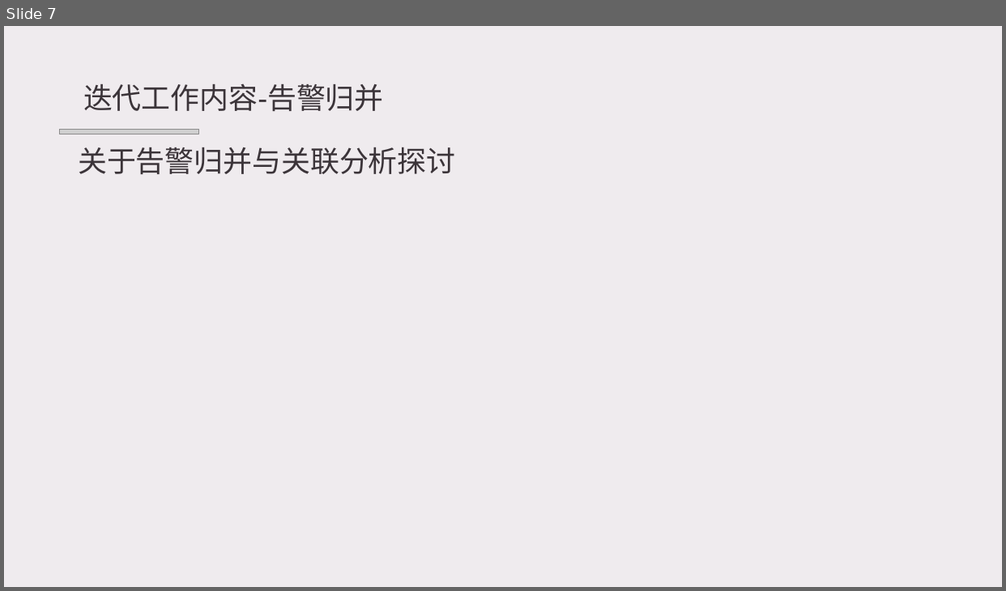
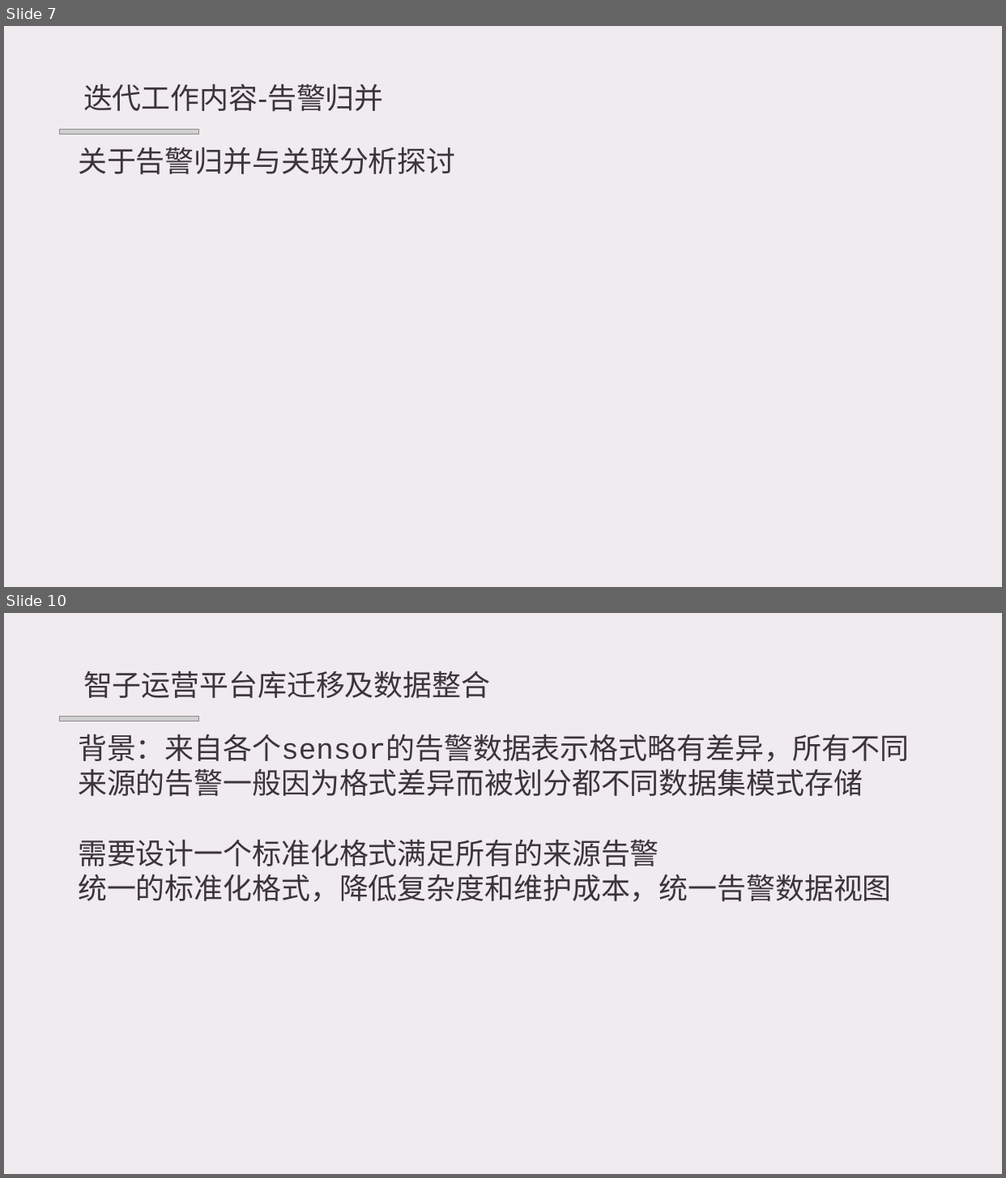
Before and after one commit to lkpnotice/lkptest2, a slide deck: 入职总结-坤极.pptx. Shown one above the other, each under a label of ours: slide 7 before the commit, slides 7 and 10 after it; the slides between them are not shown. The pictures are 1006x591 and 1006x1178 pixels, drawn with LibreOffice and Linux fonts; fonts in the diff are those of the drawing; grey boxes stand for pictures; background and template pictures are left out. Boxes give left, top, right and bottom in pixels: in the first picture for what was removed or moved away, otherwise in the second. Text is boxed around its words. In the diff, an @@ line names an element or a change of style, - is before the commit and + after.

```diff
--- a/入职总结-坤极.pptx
+++ b/入职总结-坤极.pptx
@@ slide 10 added at [4, 613, 1002, 1174], background picture (left out) @@
@@ text added at [83, 671, 490, 698], 28 pt, text #3B3439 @@
+智子运营平台库迁移及数据整合
@@ picture added at [59, 717, 198, 722] @@
@@ text added at [78, 734, 909, 902], 28 pt, text #3B3439 @@
+背景：来自各个sensor的告警数据表示格式略有差异，所有不同来源的告警一般因为格式差异而被划分都不同数据集模式存储
+需要设计一个标准化格式满足所有的来源告警
+统一的标准化格式，降低复杂度和维护成本，统一告警数据视图
```
Also in this commit, not shown: 1 slide changed, 7 other slides added.
